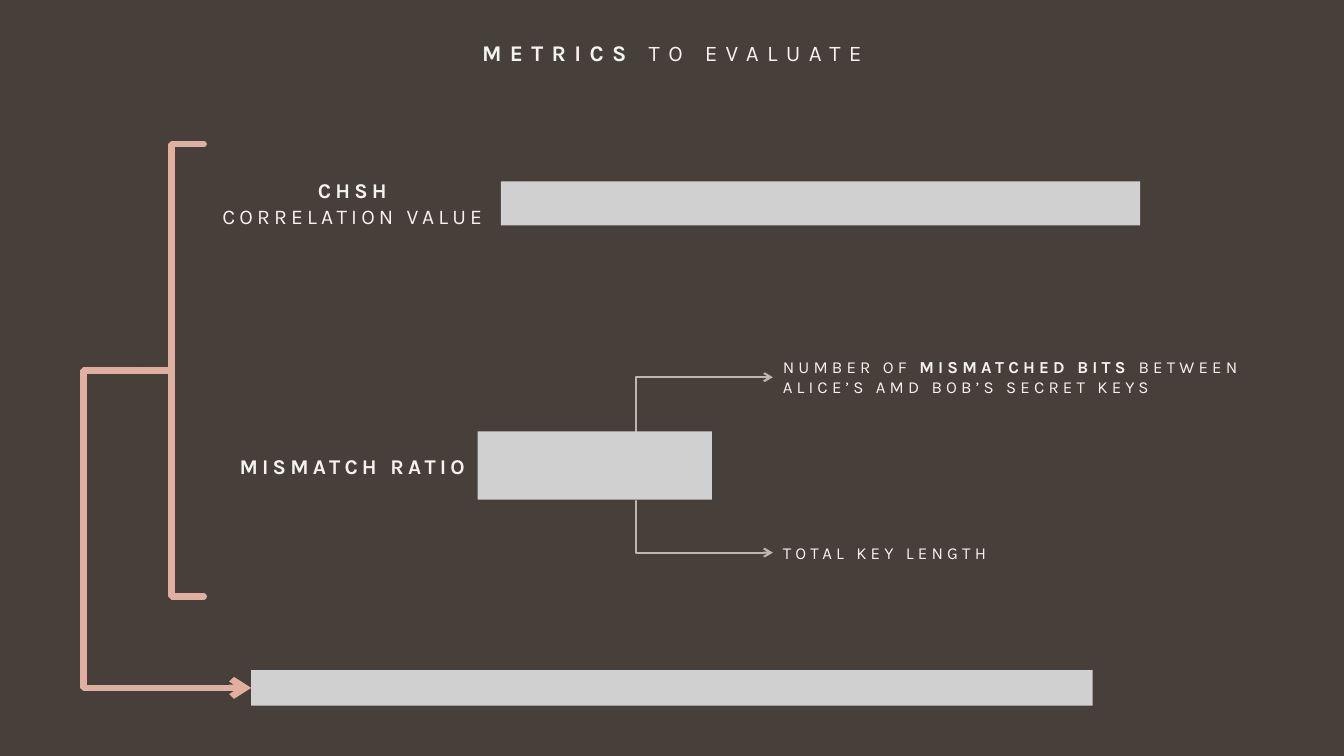
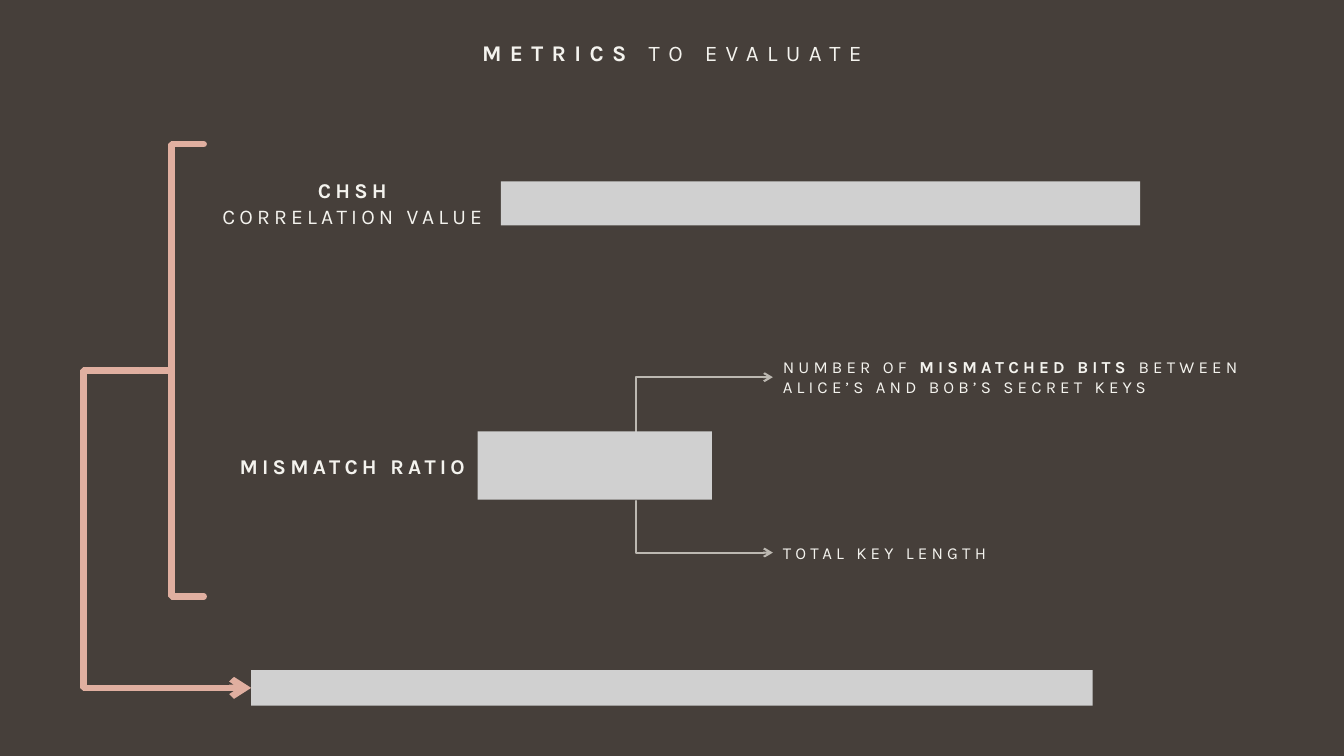
Before and after one commit to giovanniligato/E91-Protocol, a slide deck: slide 16 of Slides/E91 Protocol.pptx. Drawn at 1344x756 pixels with LibreOffice and Linux fonts; fonts in the diff are those of the drawing; grey boxes stand for pictures. Boxes give left, top, right and bottom in pixels: in the first picture for what was removed or moved away, otherwise in the second. Text is boxed around its words. In the diff, an @@ line names an element or a change of style, - is before the commit and + after.

```diff
--- a/Slides/E91 Protocol.pptx
+++ b/Slides/E91 Protocol.pptx
@@ text at bbox=[783, 362, 1238, 393]: text changed @@
-NUMBER OF MISMATCHED BITS BETWEEN ALICE’S AMD BOB’S SECRET KEYS
+NUMBER OF MISMATCHED BITS BETWEEN ALICE’S AND BOB’S SECRET KEYS
```
Also in this commit, not shown: 4 other slides changed, 35 other files.
